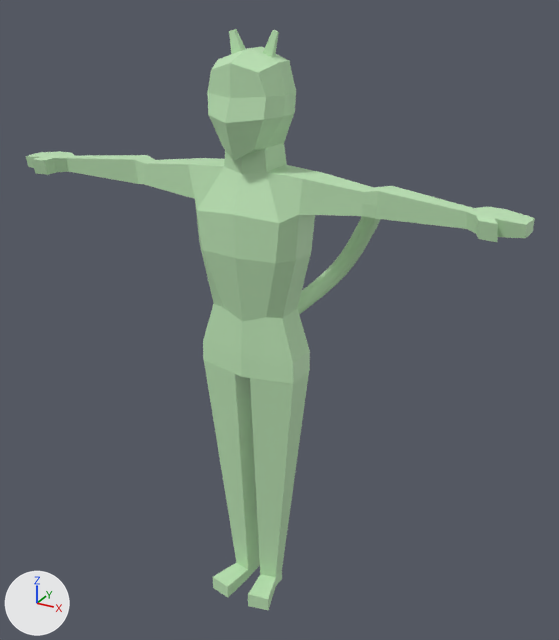
What one commit did to the glTF model man.glb.
Camera for both pictures: a camera (50 mm lens) standing at (10.5, -17.73, 18.46) and looking at (0.12, 1.15, 9.03). The axes (+X, +Y, +Z) are drawn at lower left. The lights are the same throughout. Where no turn or scale is listed for an object, it has been applied to the vertices.

The first picture shows 'left_arm', 'left_leg', 'left_torso', 'right_arm', 'right_leg', 'right_torso', 'tail'.
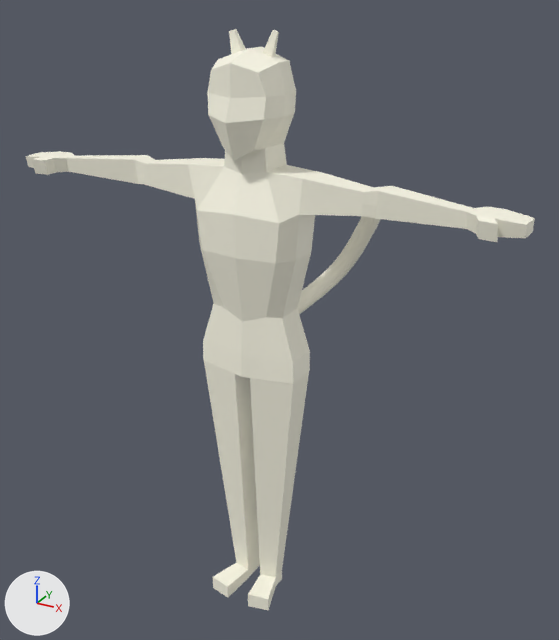
Changed parts and their boxes [x1, y1, x2, y2] in the pictures (559 x 640 px):
'left_torso', recoloured (green to white): [226, 30, 322, 384] in both
'right_torso', recoloured (green to white): [188, 29, 246, 377] in both
'left_leg', recoloured (green to white): [248, 372, 309, 610] in both
'right_leg', recoloured (green to white): [204, 360, 260, 598] in both
'left_arm', recoloured (green to white): [299, 173, 535, 242] in both
'right_arm', recoloured (green to white): [26, 151, 203, 199] in both
'tail', recoloured (green to white): [298, 216, 380, 314] in both

Edits to the bpy script that builds the scene:
```text
Add mat_material:
    mat_material = principled_material('Material')
    mat_material.base_color = (1.0, 0.974, 0.823)  # white #fffcea
Change me_cube_001:
    where me_cube_001.from_pydata(...)  # 64 vertices, 124 faces; spans x -0.11..5.7, y -1.16..0.45, z -0.49..0.49
    remove me_cube_001.materials.append(mat_material_005)  # green #bfe7b8
    add me_cube_001.materials.append(mat_material)  # white #fffcea
Change me_left_cubde:
    where me_left_cubde.from_pydata(...)  # 32 vertices, 60 faces; spans x -0.67..0.69, y -1.39..0.97, z -8.01..0.01
    remove me_left_cubde.materials.append(mat_material_005)  # green #bfe7b8
    add me_left_cubde.materials.append(mat_material)  # white #fffcea
Change me_cube:
    where me_cube.from_pydata(...)  # 72 vertices, 114 faces; spans x 0.0..1.85, y -1.39..1.03, z -7.66..1.67
    remove me_cube.materials.append(mat_material_005)  # green #bfe7b8
    add me_cube.materials.append(mat_material)  # white #fffcea
Change me_cube_002:
    where me_cube_002.from_pydata(...)  # 64 vertices, 124 faces; spans x -0.11..5.7, y -1.16..0.45, z -0.49..0.49
    remove me_cube_002.materials.append(mat_material_005)  # green #bfe7b8
    add me_cube_002.materials.append(mat_material)  # white #fffcea
Change me_right_cube:
    where me_right_cube.from_pydata(...)  # 32 vertices, 60 faces; spans x -0.69..0.67, y -1.39..0.97, z -8.01..0.01
    remove me_right_cube.materials.append(mat_material_005)  # green #bfe7b8
    add me_right_cube.materials.append(mat_material)  # white #fffcea
Change me_cube_003:
    where me_cube_003.from_pydata(...)  # 72 vertices, 114 faces; spans x 0.0..1.85, y -1.39..1.03, z -7.66..1.66
    remove me_cube_003.materials.append(mat_material_005)  # green #bfe7b8
    add me_cube_003.materials.append(mat_material)  # white #fffcea
Change me_circle:
    where me_circle.from_pydata(...)  # 1088 vertices, 2172 faces; spans x -0.26..2.71, y -0.07..2.39, z -0.27..3.76
    remove me_circle.materials.append(mat_material_005)  # green #bfe7b8
    add me_circle.materials.append(mat_material)  # white #fffcea
```
